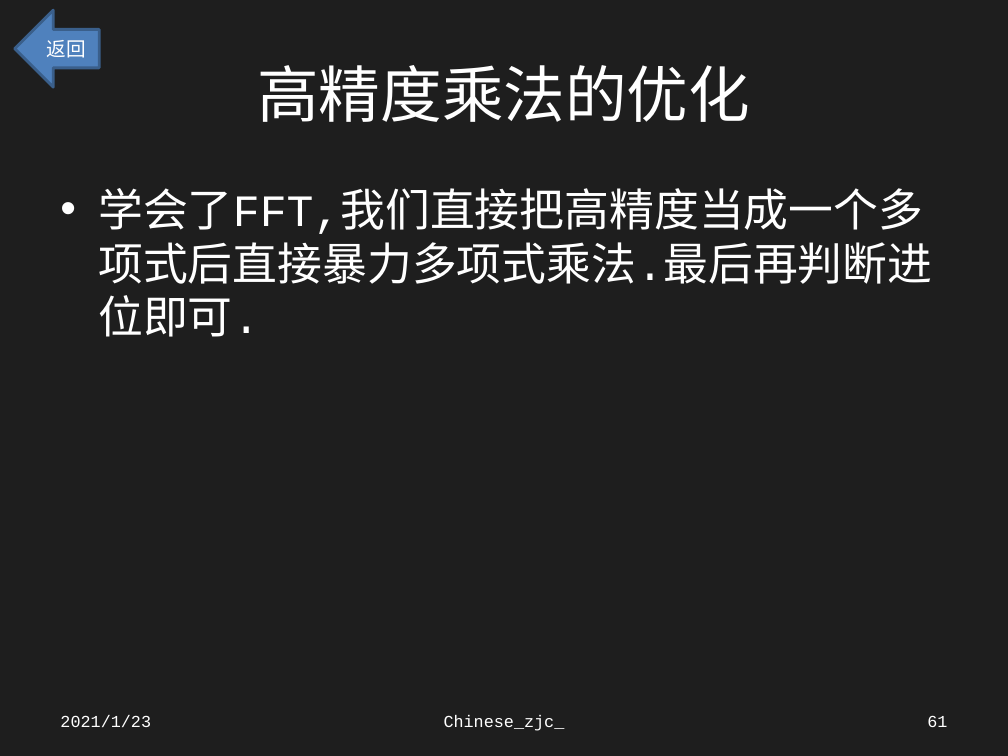
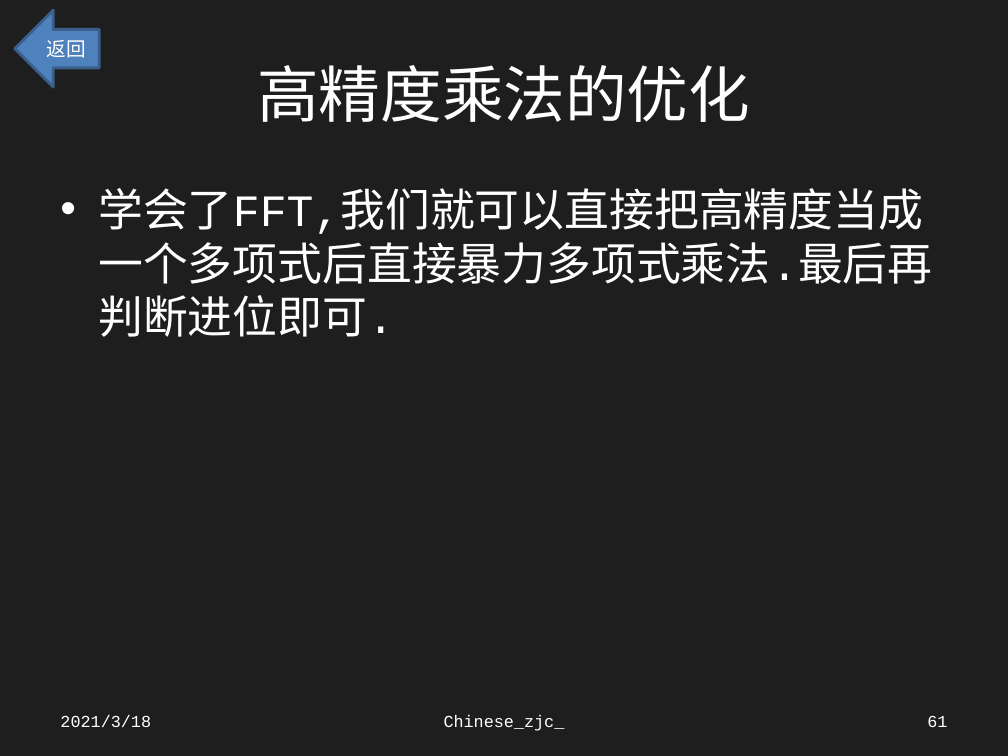
Before and after one commit to Chinesezjc/Solved-Problems, a slide deck: slide 61 of 高精度.pptx. Drawn at 1008x756 pixels with LibreOffice and Linux fonts; fonts in the diff are those of the drawing. Boxes give left, top, right and bottom in pixels: in the first picture for what was removed or moved away, otherwise in the second. Text is boxed around its words. In the diff, an @@ line names an element or a change of style, - is before the commit and + after.

```diff
--- a/高精度.pptx
+++ b/高精度.pptx
@@ text at (98, 188, 932, 337): text changed @@
-• 学会了FFT,我们直接把高精度当成一个多项式后直接暴力多项式乘法.最后再判断进位即可.
+• 学会了FFT,我们就可以直接把高精度当成一个多项式后直接暴力多项式乘法.最后再判断进位即可.
@@ text at (60, 715, 151, 727): text changed @@
-2021/1/23
+2021/3/18
```
Also in this commit, not shown: 64 other slides changed, 41 other files.
